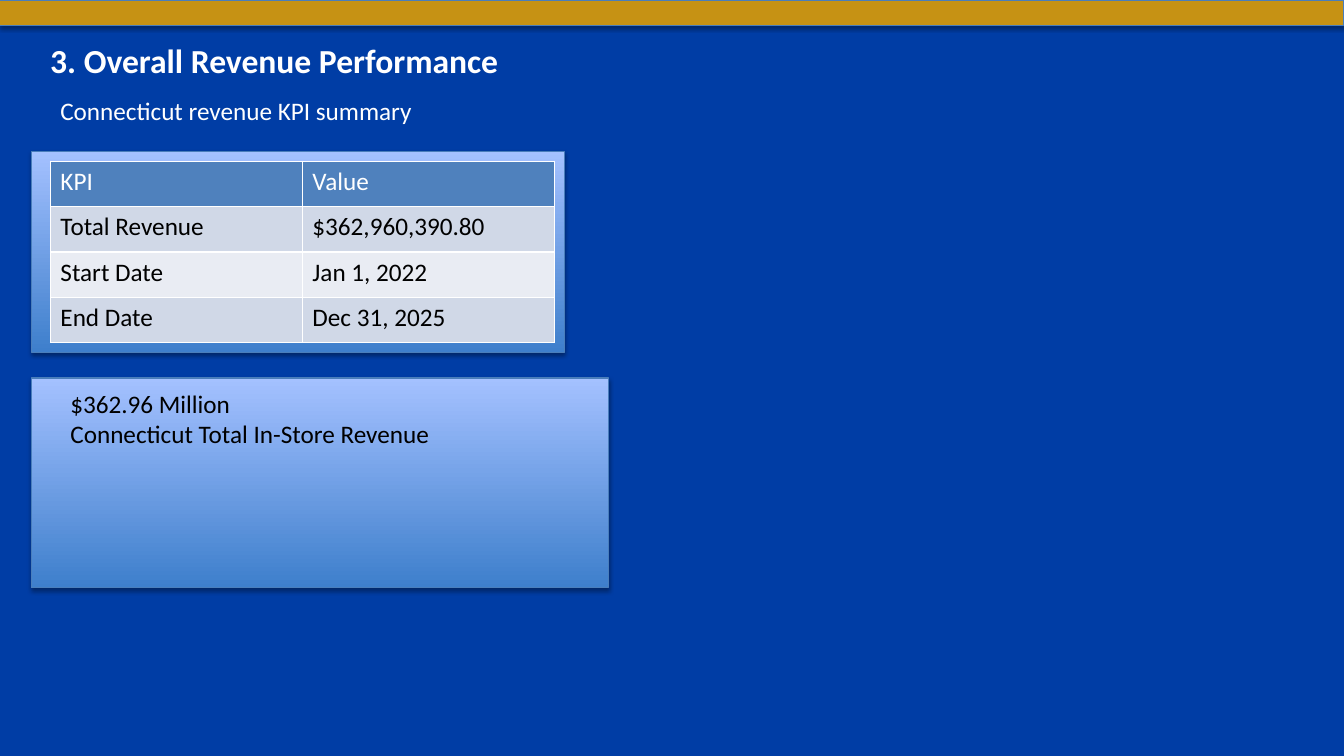
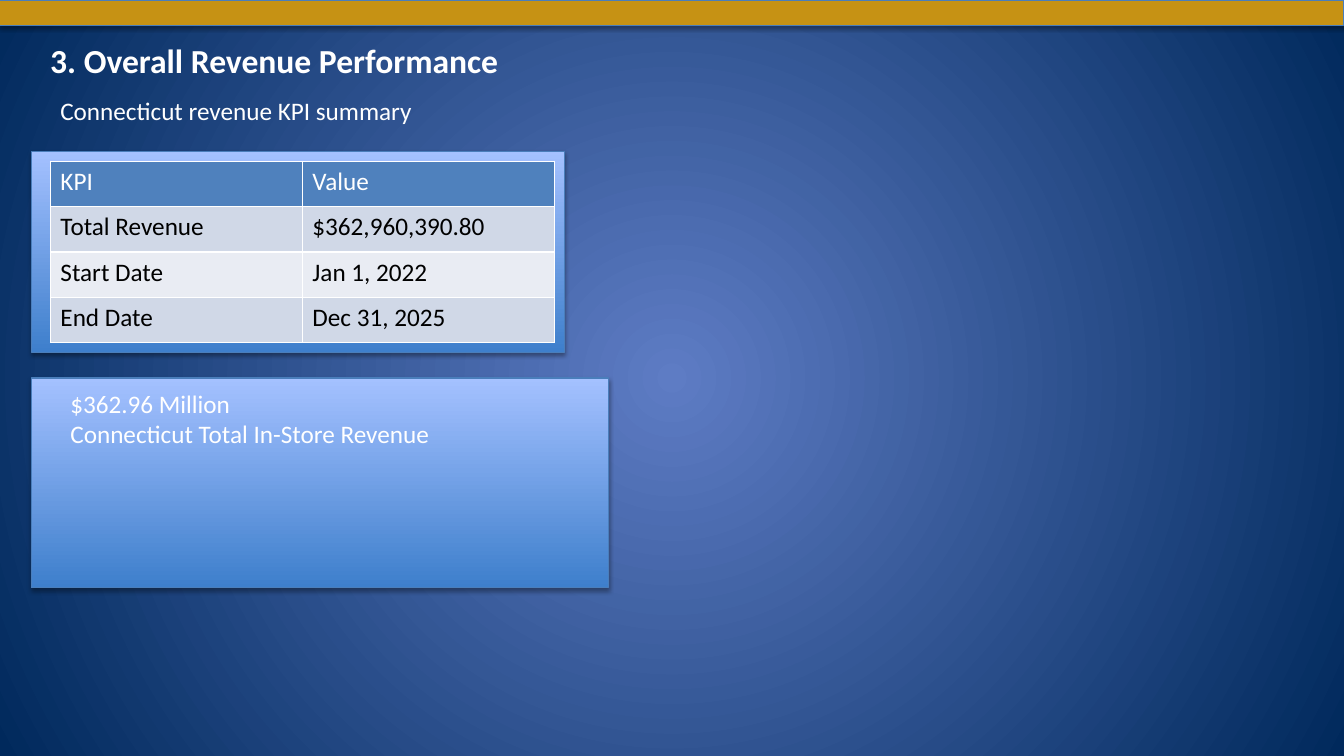
Before and after one commit to dc80111/Capstone-1, a slide deck: slide 3 of Connecticut_Eastern_Region_Final_Presentation.pptx. Drawn at 1344x756 pixels with LibreOffice and Linux fonts; fonts in the diff are those of the drawing. Boxes give left, top, right and bottom in pixels: in the first picture for what was removed or moved away, otherwise in the second. Text is boxed around its words. In the diff, an @@ line names an element or a change of style, - is before the commit and + after.

```diff
--- a/Connecticut_Eastern_Region_Final_Presentation.pptx
+++ b/Connecticut_Eastern_Region_Final_Presentation.pptx
@@ background #003DA5 to gradient #5E7CC5 to #00295C @@
@@ text "$362.96 Million" at <box>70,395,429,443</box>: text colour #000000 to #FFFFFF @@
```
Also in this commit, not shown: 2 other slides changed, 1 slide added, 2 other files.
